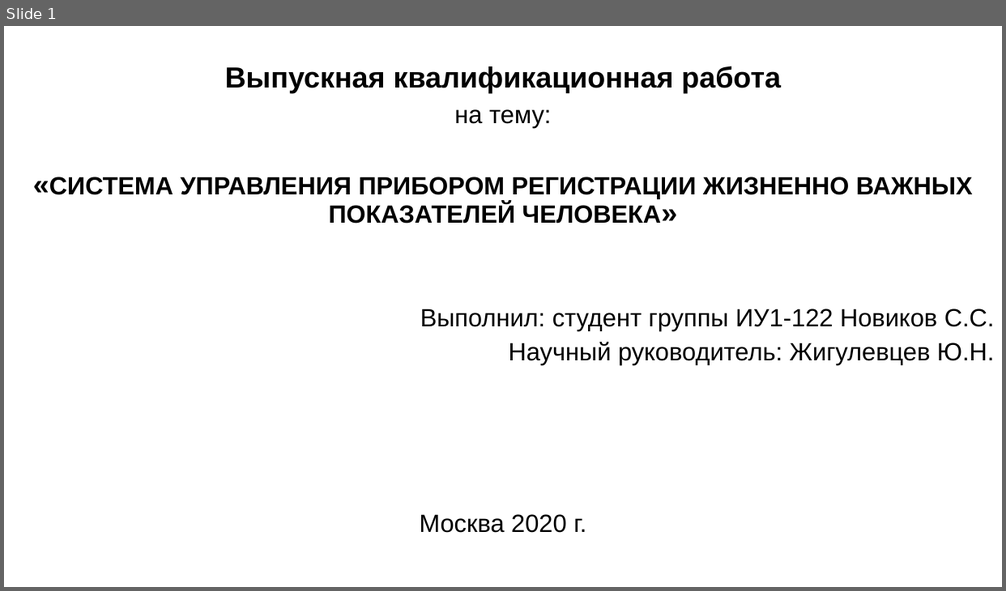
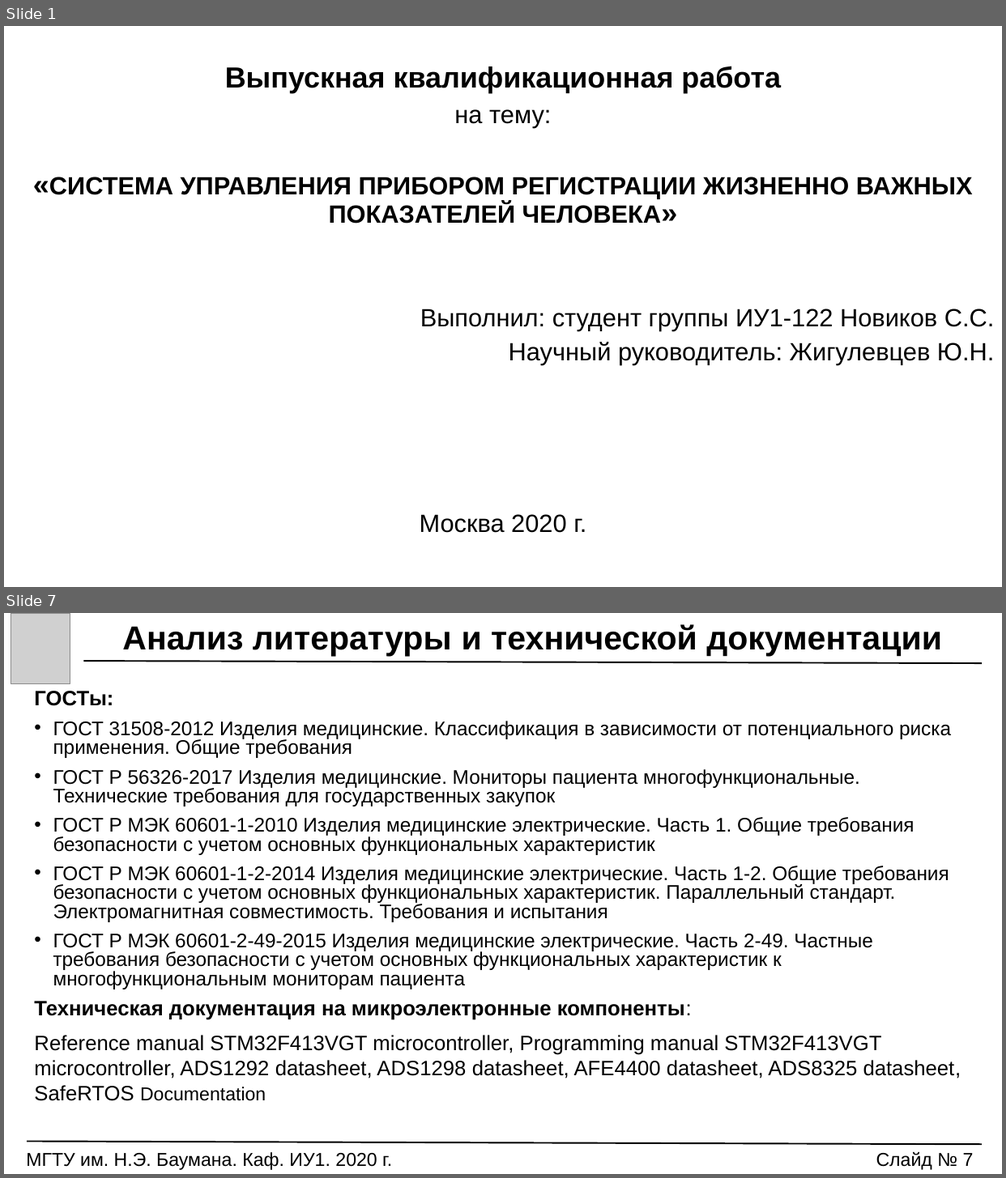
Before and after one commit to Markus85666/Graduation-Qualification-Work, a slide deck: РЕЧЬ_ПРЕЗЕНТАЦИЯ/VKR_Prezentatsia.pptx. Shown one above the other, each under a label of ours: slide 1 before the commit, slides 1 and 7 after it; the slides between them are not shown. The pictures are 1006x591 and 1006x1178 pixels, drawn with LibreOffice and Linux fonts; fonts in the diff are those of the drawing; grey boxes stand for pictures. Boxes give left, top, right and bottom in pixels: in the first picture for what was removed or moved away, otherwise in the second. Text is boxed around its words. In the diff, an @@ line names an element or a change of style, - is before the commit and + after.

```diff
--- a/РЕЧЬ_ПРЕЗЕНТАЦИЯ/VKR_Prezentatsia.pptx
+++ b/РЕЧЬ_ПРЕЗЕНТАЦИЯ/VKR_Prezentatsia.pptx
@@ slide 7 added at box(4, 613, 1002, 1174), background #FFFFFF @@
@@ picture added at box(10, 613, 70, 683) @@
@@ text added at box(122, 624, 942, 656), 32 pt, text #000000, bold @@
+Анализ литературы и технической документации
@@ line added from (83, 661) to (982, 663), #000000 1.5 pt @@
@@ text added at box(34, 691, 961, 1101), 19 pt, text #000000 @@
+ГОСТы:
+• ГОСТ 31508-2012 Изделия медицинские. Классификация в зависимости от потенциального риска применения. Общие требования
+• ГОСТ Р 56326-2017 Изделия медицинские. Мониторы пациента многофункциональные. Технические требования для государственных закупок
+• ГОСТ Р МЭК 60601-1-2010 Изделия медицинские электрические. Часть 1. Общие требования безопасности с учетом основных функциональных характеристик
+• ГОСТ Р МЭК 60601-1-2-2014 Изделия медицинские электрические. Часть 1-2. Общие требования безопасности с учетом основных функциональных характеристик. Параллельный стандарт. Электромагнитная совместимость. Требования и испытания
+• ГОСТ Р МЭК 60601-2-49-2015 Изделия медицинские электрические. Часть 2-49. Частные требования безопасности с учетом основных функциональных характеристик к многофункциональным мониторам пациента
+Техническая документация на микроэлектронные компоненты:
+Reference manual STM32F413VGT microcontroller, Programming manual STM32F413VGT microcontroller, ADS1292 datasheet, ADS1298 datasheet, AFE4400 datasheet, ADS8325 datasheet, SafeRTOS Documentation
@@ line added from (27, 1142) to (982, 1144), #000000 1.5 pt @@
@@ text added at box(26, 1152, 392, 1170), 18 pt, text #000000 @@
+МГТУ им. Н.Э. Баумана. Каф. ИУ1. 2020 г.
@@ text added at box(876, 1152, 974, 1170), 18 pt, text #000000 @@
+Слайд № 7
```
Also in this commit, not shown: 13 slides changed, 8 other slides added, 16 other files.
